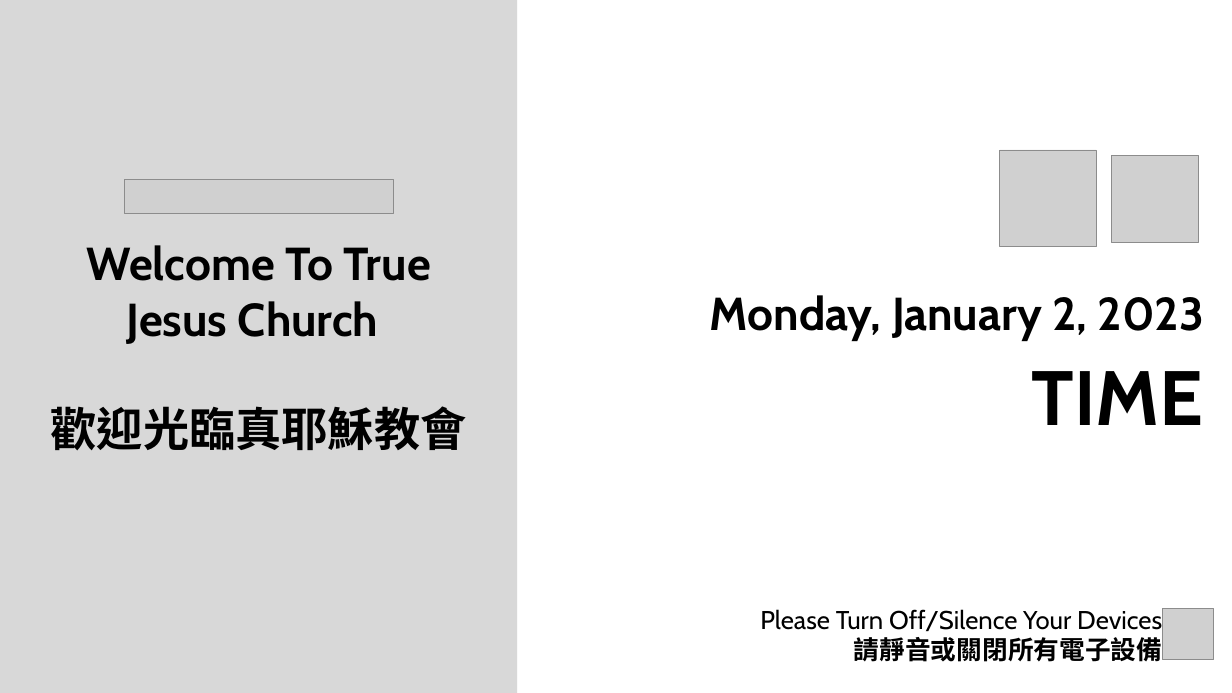
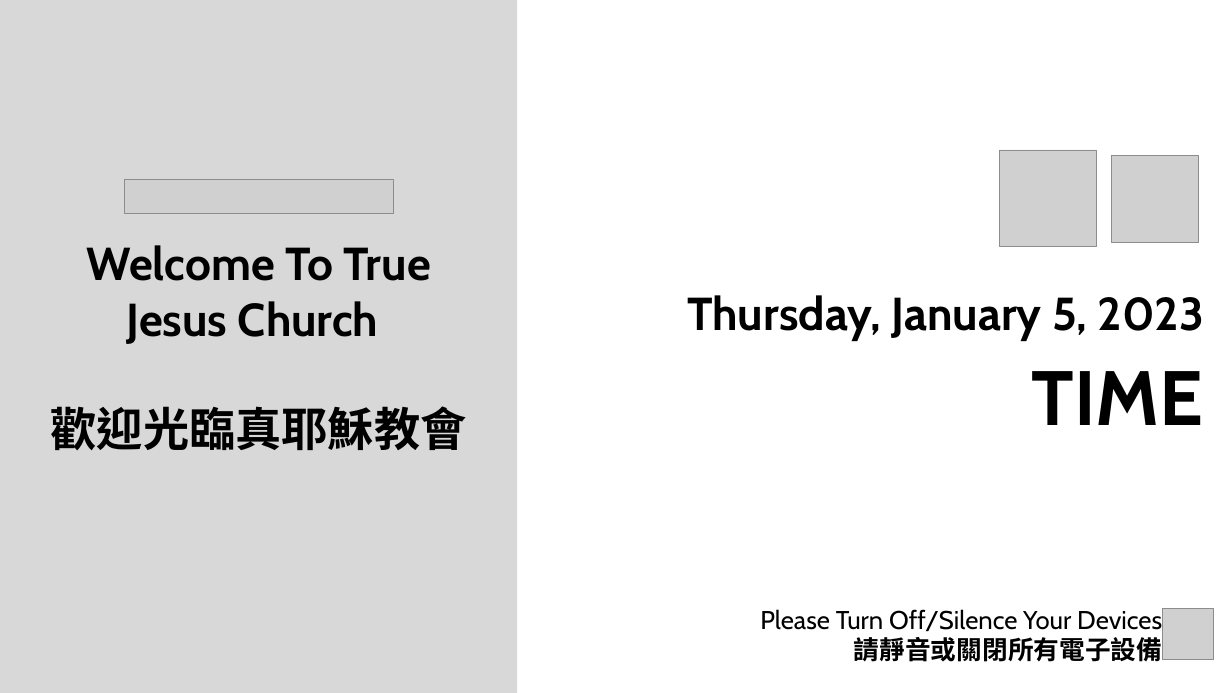
Before and after one commit to calebchanwy/tjc-powerpoint, a slide deck: slide 1 of TJCPowerPoint/Resources/ServiceWidescreen.pptx. Drawn at 1232x693 pixels with LibreOffice and Linux fonts; fonts in the diff are those of the drawing; grey boxes stand for pictures; background and template pictures are left out. Boxes give left, top, right and bottom in pixels: in the first picture for what was removed or moved away, otherwise in the second. Text is boxed around its words. In the diff, an @@ line names an element or a change of style, - is before the commit and + after.

```diff
--- a/TJCPowerPoint/Resources/ServiceWidescreen.pptx
+++ b/TJCPowerPoint/Resources/ServiceWidescreen.pptx
@@ text at <box>687,295,1204,341</box>: text changed @@
-Monday, January 2, 2023
+Thursday, January 5, 2023
```
Also in this commit, not shown: 3 other slides changed, 20 other files.
